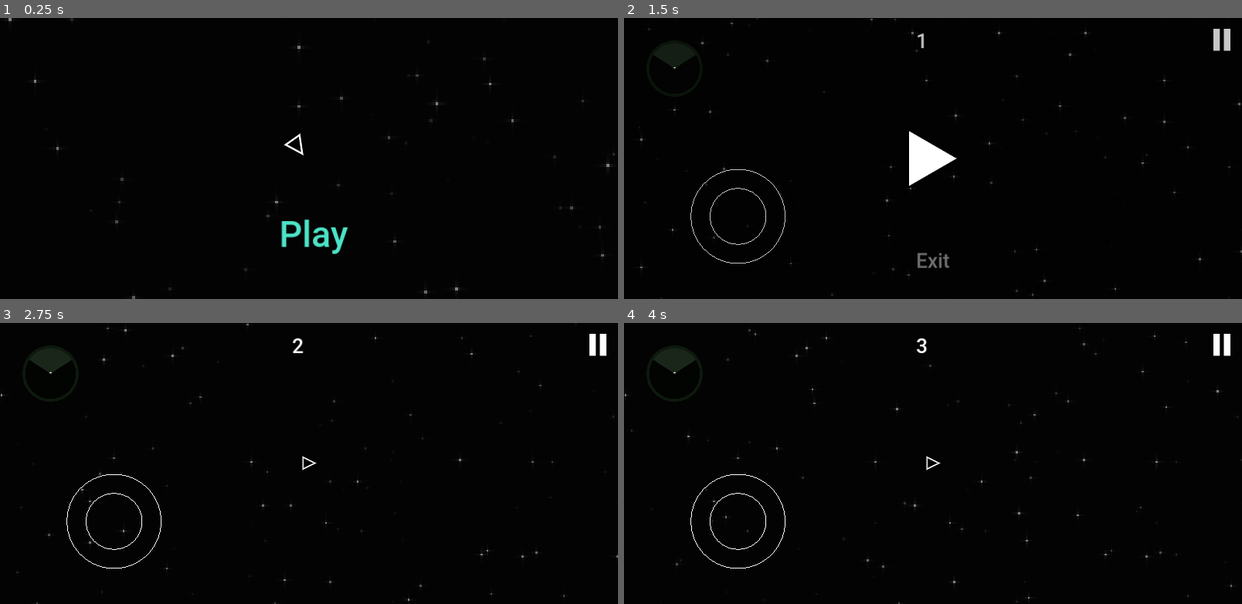
Above: before the commit, frames 1-4 (two rows, left to right).
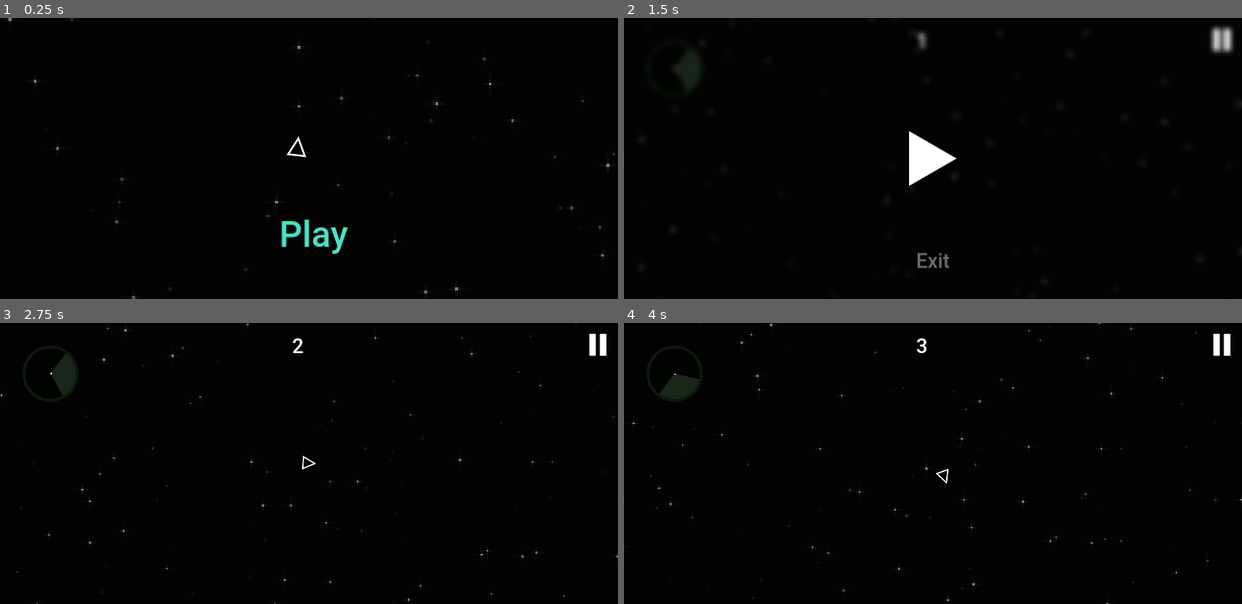
Above: after the commit, the same moments.

Repository: Ryu204/name-later
Game: Godot game, scene res://Layouts/index.tscn
Same seed, same stepped clock (60 frames per second), same inputs: the game is played once before the commit and once after it.
Inputs (mouse positions are in pixels of both pictures, inside the frame that each line leads up to):
- Up to frame 1 (0.25 s): no input
- Up to frame 2 (1.5 s): click "Play" at 0.5 s; click (1223, 40) at 1.25 s
- Up to frame 3 (2.75 s): click (309, 463) at 2 s
- Up to frame 4 (4 s): move the mouse to (1068, 449) at 2.77 s; hold Right (ui_right) 2.78-3.53 s; click (1068, 449) at 2.92 s; move the mouse to (809, 477) at 3.52 s; hold Down (ui_down) from 3.53 s (still down); click (809, 477) at 3.67 s

The runs differ from the first frame. In frame 1, 0.1% of the frame differs, in the area x 45-50%, y 40-50%; in frame 2, 1.1%; in frame 3, 0.8%; in frame 4, 1.3%, in the area x 0-100%, y 0-100%.

Commit message:
feat: web build

Diff:
--- a/Components/Environments/mud.gd
+++ b/Components/Environments/mud.gd
@@ -4,6 +4,7 @@
 
 @export_group('Appearance')
 @export var color: Color
+
 @export var radius = 100.0
 @export var ease_in_seconds = 4.0
 @export_group('Stats')
--- a/Components/Manager/environment_manager.gd
+++ b/Components/Manager/environment_manager.gd
@@ -1,7 +1,7 @@
 extends Spawner
 
 @export var player: Player
-@export var area_spawn_rate: float = 0.05
+@export var area_spawn_rate: float = 1
 
 var should_spawn_area: bool = false
 var _non_area_spawn_count: float
--- /dev/null
+++ b/Components/blur_background.tscn
@@ -0,0 +1,15 @@
+[gd_scene load_steps=3 format=3 uid="uid://bhp25xp8836wt"]
+
+[ext_resource type="Shader" path="res://Shaders/blur.gdshader" id="1_cnsmv"]
+
+[sub_resource type="ShaderMaterial" id="ShaderMaterial_6ga63"]
+shader = ExtResource("1_cnsmv")
+shader_parameter/amount = 2.0
+
+[node name="ColorRect" type="ColorRect"]
+material = SubResource("ShaderMaterial_6ga63")
+anchors_preset = 15
+anchor_right = 1.0
+anchor_bottom = 1.0
+grow_horizontal = 2
+grow_vertical = 2
--- a/Components/joystick.gd
+++ b/Components/joystick.gd
@@ -13,6 +13,7 @@
 	return _current_value
 
 func _ready() -> void:
+	_hide_if_not_mobile()
 	_max_distance = outer_radius - inner_radius + tolerance
 
 func _input(event) -> void:
@@ -26,11 +27,17 @@
 		_controlling = false
 
 func _process(_delta) -> void:
-	if not _controlling:
-		_set_value(Vector2.ZERO)
-		return
-	var offset = (get_global_mouse_position() - self.position) / _max_distance
-	_set_value(offset.limit_length())
+	if visible:
+		if not _controlling:
+			_set_value(Vector2.ZERO)
+			return
+		var offset = (get_global_mouse_position() - self.position) / _max_distance
+		_set_value(offset.limit_length())
+	else:
+		var input = Vector2.ZERO
+		input.x = int(Input.is_action_pressed("ui_right")) - int(Input.is_action_pressed("ui_left"))
+		input.y = int(Input.is_action_pressed("ui_down")) - int(Input.is_action_pressed("ui_up"))
+		_set_value(input.normalized())
 
 func _set_value(val: Vector2) -> void:
 	assert(val.length() < 1.1, 'Value\'s length must not be greater than 1')
@@ -40,3 +47,9 @@
 func _draw() -> void:
 	draw_arc(Vector2.ZERO, outer_radius, 0, TAU, 35, color)
 	draw_arc(_max_distance * _current_value, inner_radius, 0, TAU, 25, color)
+
+func _hide_if_not_mobile() -> void:
+	const mobile_feature_tags = ['android', 'web_android', 'ios', 'web_ios']
+	var is_on_mobile = mobile_feature_tags.any(OS.has_feature)
+	if not is_on_mobile:
+		visible = false
--- a/Components/joystick.tscn
+++ b/Components/joystick.tscn
@@ -9,3 +9,8 @@
 outer_radius = 84.0
 inner_radius = 50.0
 tolerance = 30.0
+
+[node name="Label" type="Label" parent="."]
+layout_mode = 0
+offset_right = 40.0
+offset_bottom = 23.0
--- a/Components/score.gd
+++ b/Components/score.gd
@@ -26,3 +26,6 @@
 	text = str(_score)
 	if _score in _event_thresholds:
 		event_reached.emit(_event_thresholds[_score])
+
+func get_score() -> int:
+	return _score
--- a/Components/shape.gd
+++ b/Components/shape.gd
@@ -19,7 +19,7 @@
 signal crashed
 
 var _vertices_pos: PackedVector2Array
-var _direction = Vector2.ZERO
+var _direction = MoreMath.random_vector2()
 var _speed = 0.0
 var _is_controlled = false
 var _is_queued_destroy = false
@@ -55,7 +55,7 @@
 		_direction = velocity.normalized().lerp(turn_strength * control_direction, delta).normalized()
 		_speed += force * force_multiplier * delta
 	_speed *= pow(damping, delta)
-	velocity = _speed * _direction
+	velocity = max(Constants.EPSILON, _speed) * _direction
 	move_and_slide()
 	_check_collisions()
 
--- a/Layouts/exit_confirm.tscn
+++ b/Layouts/exit_confirm.tscn
@@ -1,9 +1,73 @@
-[gd_scene load_steps=8 format=3 uid="uid://ex3bgv4hwixy"]
+[gd_scene load_steps=9 format=3 uid="uid://ex3bgv4hwixy"]
 
 [ext_resource type="Texture2D" uid="uid://bgogsg400aw2l" path="res://Textures/button_play_morphed.png" id="1_cy0fi"]
 [ext_resource type="Script" path="res://Layouts/exit_confirm.gd" id="1_nq60x"]
+[ext_resource type="PackedScene" uid="uid://bhp25xp8836wt" path="res://Components/blur_background.tscn" id="2_7ax66"]
 [ext_resource type="Theme" uid="uid://bc40efy8a55jg" path="res://Themes/main.tres" id="2_uc8w2"]
 [ext_resource type="Texture2D" uid="uid://divpcx67wjdl7" path="res://Textures/button_play.png" id="4_75euo"]
+
+[sub_resource type="Animation" id="Animation_wg26b"]
+length = 0.001
+tracks/0/type = "value"
+tracks/0/imported = false
+tracks/0/enabled = true
+tracks/0/path = NodePath("CanvasLayer/Resume:rotation")
+tracks/0/interp = 1
+tracks/0/loop_wrap = true
+tracks/0/keys = {
+"times": PackedFloat32Array(0),
+"transitions": PackedFloat32Array(1),
+"update": 0,
+"values": [5.54314]
+}
+tracks/1/type = "value"
+tracks/1/imported = false
+tracks/1/enabled = true
+tracks/1/path = NodePath("CanvasLayer/Resume:scale")
+tracks/1/interp = 1
+tracks/1/loop_wrap = true
+tracks/1/keys = {
+"times": PackedFloat32Array(0),
+"transitions": PackedFloat32Array(1),
+"update": 0,
+"values": [Vector2(1, 1)]
+}
+tracks/2/type = "value"
+tracks/2/imported = false
+tracks/2/enabled = true
+tracks/2/path = NodePath("CanvasLayer/Resume:position")
+tracks/2/interp = 1
+tracks/2/loop_wrap = true
+tracks/2/keys = {
+"times": PackedFloat32Array(0),
+"transitions": PackedFloat32Array(1),
+"update": 0,
+"values": [Vector2(508, 201)]
+}
+tracks/3/type = "value"
+tracks/3/imported = false
+tracks/3/enabled = true
+tracks/3/path = NodePath("CanvasLayer/Resume:self_modulate")
+tracks/3/interp = 1
+tracks/3/loop_wrap = true
+tracks/3/keys = {
+"times": PackedFloat32Array(0),
+"transitions": PackedFloat32Array(1),
+"update": 0,
+"values": [Color(1, 1, 1, 1)]
+}
+tracks/4/type = "value"
+tracks/4/imported = false
+tracks/4/enabled = true
+tracks/4/path = NodePath("CanvasLayer/Resume/TextureRect:self_modulate")
+tracks/4/interp = 1
+tracks/4/loop_wrap = true
+tracks/4/keys = {
+"times": PackedFloat32Array(0),
+"transitions": PackedFloat32Array(1),
+"update": 0,
+"values": [Color(1, 1, 1, 1)]
+}
 
 [sub_resource type="Animation" id="Animation_0itto"]
 resource_name = "morphing_play_button"
@@ -68,69 +132,6 @@
 "values": [Color(1, 1, 1, 0), Color(1, 1, 1, 1)]
 }
 
-[sub_resource type="Animation" id="Animation_wg26b"]
-length = 0.001
-tracks/0/type = "value"
-tracks/0/imported = false
-tracks/0/enabled = true
-tracks/0/path = NodePath("CanvasLayer/Resume:rotation")
-tracks/0/interp = 1
-tracks/0/loop_wrap = true
-tracks/0/keys = {
-"times": PackedFloat32Array(0),
-"transitions": PackedFloat32Array(1),
-"update": 0,
-"values": [5.54314]
-}
-tracks/1/type = "value"
-tracks/1/imported = false
-tracks/1/enabled = true
-tracks/1/path = NodePath("CanvasLayer/Resume:scale")
-tracks/1/interp = 1
-tracks/1/loop_wrap = true
-tracks/1/keys = {
-"times": PackedFloat32Array(0),
-"transitions": PackedFloat32Array(1),
-"update": 0,
-"values": [Vector2(1, 1)]
-}
-tracks/2/type = "value"
-tracks/2/imported = false
-tracks/2/enabled = true
-tracks/2/path = NodePath("CanvasLayer/Resume:position")
-tracks/2/interp = 1
-tracks/2/loop_wrap = true
-tracks/2/keys = {
-"times": PackedFloat32Array(0),
-"transitions": PackedFloat32Array(1),
-"update": 0,
-"values": [Vector2(508, 201)]
-}
-tracks/3/type = "value"
-tracks/3/imported = false
-tracks/3/enabled = true
-tracks/3/path = NodePath("CanvasLayer/Resume:self_modulate")
-tracks/3/interp = 1
-tracks/3/loop_wrap = true
-tracks/3/keys = {
-"times": PackedFloat32Array(0),
-"transitions": PackedFloat32Array(1),
-"update": 0,
-"values": [Color(1, 1, 1, 1)]
-}
-tracks/4/type = "value"
-tracks/4/imported = false
-tracks/4/enabled = true
-tracks/4/path = NodePath("CanvasLayer/Resume/TextureRect:self_modulate")
-tracks/4/interp = 1
-tracks/4/loop_wrap = true
-tracks/4/keys = {
-"times": PackedFloat32Array(0),
-"transitions": PackedFloat32Array(1),
-"update": 0,
-"values": [Color(1, 1, 1, 1)]
-}
-
 [sub_resource type="AnimationLibrary" id="AnimationLibrary_lsbm6"]
 _data = {
 "RESET": SubResource("Animation_wg26b"),
@@ -143,6 +144,8 @@
 
 [node name="CanvasLayer" type="CanvasLayer" parent="."]
 
+[node name="ColorRect2" parent="CanvasLayer" instance=ExtResource("2_7ax66")]
+
 [node name="Resume" type="TextureRect" parent="CanvasLayer"]
 anchors_preset = 8
 anchor_left = 0.5
@@ -177,14 +180,6 @@
 pivot_offset = Vector2(102, 150)
 texture = ExtResource("1_cy0fi")
 
-[node name="ColorRect" type="ColorRect" parent="CanvasLayer"]
-anchors_preset = 15
-anchor_right = 1.0
-anchor_bottom = 1.0
-grow_horizontal = 2
-grow_vertical = 2
-color = Color(0, 0, 0, 0.219608)
-
 [node name="Sure" type="Button" parent="CanvasLayer"]
 anchors_preset = 8
 anchor_left = 0.5
@@ -199,7 +194,6 @@
 grow_vertical = 2
 theme = ExtResource("2_uc8w2")
 theme_override_colors/font_hover_color = Color(1, 1, 1, 1)
-theme_override_colors/font_color = Color(0.881937, 0.881937, 0.881937, 1)
 text = "Sure"
 
 [node name="Cancel" type="Button" parent="CanvasLayer"]
--- a/Layouts/game.gd
+++ b/Layouts/game.gd
@@ -27,6 +27,15 @@
 
 func _init_gameplay() -> void:
 	_player.destroyed.connect(func(): _is_player_alive = false)
+	_player.destroyed.connect(func():
+		_score.process_mode = PROCESS_MODE_DISABLED
+		_pause_button.queue_free() # It is overlapping exit button of new scene
+		_score.queue_free()
+		_joystick.queue_free()
+		var game_over_scene = preload(GAME_OVER).instantiate()
+		push_requested.emit(game_over_scene)
+		game_over_scene.set_score(_score.get_score())
+	)
 	_score.event_reached.connect(func(type: Score.SCORE_EVENT):
 		match type:
 			Score.SCORE_EVENT.START_SPAWN_POWER_UP:
@@ -37,8 +46,4 @@
 
 func _process(_delta: float) -> void:
 	if _is_player_alive:
-		var is_player_moving =  _player.shape.velocity.length() > Constants.EPSILON
-		if not is_player_moving:
-			_minimap.set_radar_direction(Vector2(0, -1))
-		else:
-			_minimap.set_radar_direction(_player.shape.velocity)
+		_minimap.set_radar_direction(_player.shape.velocity)
--- /dev/null
+++ b/Layouts/game_over.gd
@@ -0,0 +1,18 @@
+extends Layout
+
+@onready var _retry_button = $CanvasLayer/Retry
+@onready var _close_button = $CanvasLayer/Close
+@onready var _score = $CanvasLayer/Score
+
+func _ready() -> void:
+	_retry_button.pressed.connect(func():
+		clear_requested.emit()
+		push_requested.emit(load(GAME).instantiate())
+	)
+	_close_button.pressed.connect(func():
+		clear_requested.emit()
+		push_requested.emit(load(MAIN_MENU).instantiate())
+	)
+
+func set_score(sc: int) -> void:
+	_score.text = str(sc)
--- /dev/null
+++ b/Layouts/game_over.tscn
@@ -0,0 +1,56 @@
+[gd_scene load_steps=7 format=3 uid="uid://cftdc8v2egjcs"]
+
+[ext_resource type="Script" path="res://Layouts/game_over.gd" id="1_e0i1m"]
+[ext_resource type="Texture2D" uid="uid://caxd1saafiqk7" path="res://Textures/button_retry.png" id="1_qjuq2"]
+[ext_resource type="Texture2D" uid="uid://be1tajiq2ec6m" path="res://Textures/button_close.png" id="2_2loat"]
+[ext_resource type="PackedScene" uid="uid://bhp25xp8836wt" path="res://Components/blur_background.tscn" id="2_yu2qx"]
+[ext_resource type="Script" path="res://Scripts/rotate_on_hover.gd" id="3_hf1sx"]
+[ext_resource type="Theme" uid="uid://bc40efy8a55jg" path="res://Themes/main.tres" id="6_p6p3a"]
+
+[node name="GameOver" type="Node"]
+script = ExtResource("1_e0i1m")
+
+[node name="CanvasLayer" type="CanvasLayer" parent="."]
+
+[node name="ColorRect" parent="CanvasLayer" instance=ExtResource("2_yu2qx")]
+
+[node name="Retry" type="TextureButton" parent="CanvasLayer"]
+anchors_preset = 8
+anchor_left = 0.5
+anchor_top = 0.5
+anchor_right = 0.5
+anchor_bottom = 0.5
+offset_left = -104.0
+offset_top = -104.0
+offset_right = 104.0
+offset_bottom = 104.0
+grow_horizontal = 2
+grow_vertical = 2
+pivot_offset = Vector2(104, 104)
+texture_normal = ExtResource("1_qjuq2")
+script = ExtResource("3_hf1sx")
+rotation_angle = 90.0
+tween_duration = 0.1
+
+[node name="Close" type="TextureButton" parent="CanvasLayer"]
+anchors_preset = 1
+anchor_left = 1.0
+anchor_right = 1.0
+offset_left = -60.0
+offset_top = 19.0
+offset_right = -20.0
+offset_bottom = 59.0
+grow_horizontal = 0
+texture_normal = ExtResource("2_2loat")
+
+[node name="Score" type="Label" parent="CanvasLayer"]
+anchors_preset = 5
+anchor_left = 0.5
+anchor_right = 0.5
+offset_left = -30.0
+offset_top = 19.0
+offset_right = 30.0
+offset_bottom = 62.0
+grow_horizontal = 2
+theme = ExtResource("6_p6p3a")
+text = "119"
--- a/Layouts/layout.gd
+++ b/Layouts/layout.gd
@@ -6,6 +6,7 @@
 const GAME = 'res://Layouts/game.tscn'
 const PAUSE = 'res://Layouts/pause.tscn'
 const EXIT_CONFIRM = 'res://Layouts/exit_confirm.tscn'
+const GAME_OVER = 'res://Layouts/game_over.tscn'
 
 signal pop_requested
 signal push_requested(layout: Node)
--- a/Layouts/pause.tscn
+++ b/Layouts/pause.tscn
@@ -1,7 +1,8 @@
-[gd_scene load_steps=4 format=3 uid="uid://cri525ra7jkoc"]
+[gd_scene load_steps=5 format=3 uid="uid://cri525ra7jkoc"]
 
 [ext_resource type="Texture2D" uid="uid://divpcx67wjdl7" path="res://Textures/button_play.png" id="1_27wau"]
 [ext_resource type="Script" path="res://Layouts/pause.gd" id="1_ie3ei"]
+[ext_resource type="PackedScene" uid="uid://bhp25xp8836wt" path="res://Components/blur_background.tscn" id="2_q6ayb"]
 [ext_resource type="Theme" uid="uid://bc40efy8a55jg" path="res://Themes/main.tres" id="2_qqo4q"]
 
 [node name="Pause" type="Node"]
@@ -10,13 +11,7 @@
 
 [node name="CanvasLayer" type="CanvasLayer" parent="."]
 
-[node name="ColorRect" type="ColorRect" parent="CanvasLayer"]
-anchors_preset = 15
-anchor_right = 1.0
-anchor_bottom = 1.0
-grow_horizontal = 2
-grow_vertical = 2
-color = Color(0, 0, 0, 0.219608)
+[node name="ColorRect" parent="CanvasLayer" instance=ExtResource("2_q6ayb")]
 
 [node name="Resume" type="TextureButton" parent="CanvasLayer"]
 anchors_preset = 8
--- /dev/null
+++ b/Scripts/rotate_on_hover.gd
@@ -0,0 +1,27 @@
+extends Control
+
+@export var rotation_angle: float = 5.0  # Rotation angle when hovered.
+@export var tween_duration: float = 0.2  # Duration for the transition (in seconds).
+
+# Tween instance for smooth transitions.
+var tween: Tween = null
+
+func _ready() -> void:
+	# Connect signals for hover events.
+	mouse_entered.connect(_on_mouse_entered)
+	mouse_exited.connect(_on_mouse_exited)
+
+func _on_mouse_entered() -> void:
+	_start_tween(rotation_angle)
+
+func _on_mouse_exited() -> void:
+	_start_tween(0)
+
+func _start_tween(target_angle: float) -> void:
+	# Cancel any existing tween to avoid conflicts.
+	if tween and tween.is_valid():
+		tween.stop()
+
+	# Create a new tween for smooth rotation.
+	tween = get_tree().create_tween()
+	tween.tween_property(self, "rotation_degrees", target_angle, tween_duration)
--- /dev/null
+++ b/Shaders/blur.gdshader
@@ -0,0 +1,8 @@
+shader_type canvas_item;
+
+uniform float amount: hint_range(0.0, 5.0);
+uniform sampler2D SCREEN_TEXTURE: hint_screen_texture, filter_linear_mipmap;
+
+void fragment() {
+	COLOR.rgb = textureLod(SCREEN_TEXTURE, SCREEN_UV, amount).rgb;
+}
--- a/project.godot
+++ b/project.godot
@@ -23,6 +23,41 @@
 window/stretch/mode="canvas_items"
 window/stretch/aspect="expand"
 
+[input]
+
+ui_left={
+"deadzone": 0.5,
+"events": [Object(InputEventKey,"resource_local_to_scene":false,"resource_name":"","device":0,"window_id":0,"alt_pressed":false,"shift_pressed":false,"ctrl_pressed":false,"meta_pressed":false,"pressed":false,"keycode":4194319,"physical_keycode":0,"key_label":0,"unicode":0,"location":0,"echo":false,"script":null)
+, Object(InputEventJoypadButton,"resource_local_to_scene":false,"resource_name":"","device":0,"button_index":13,"pressure":0.0,"pressed":false,"script":null)
+, Object(InputEventJoypadMotion,"resource_local_to_scene":false,"resource_name":"","device":0,"axis":0,"axis_value":-1.0,"script":null)
+, Object(InputEventKey,"resource_local_to_scene":false,"resource_name":"","device":-1,"window_id":0,"alt_pressed":false,"shift_pressed":false,"ctrl_pressed":false,"meta_pressed":false,"pressed":false,"keycode":0,"physical_keycode":65,"key_label":0,"unicode":97,"location":0,"echo":false,"script":null)
+]
+}
+ui_right={
+"deadzone": 0.5,
+"events": [Object(InputEventKey,"resource_local_to_scene":false,"resource_name":"","device":0,"window_id":0,"alt_pressed":false,"shift_pressed":false,"ctrl_pressed":false,"meta_pressed":false,"pressed":false,"keycode":4194321,"physical_keycode":0,"key_label":0,"unicode":0,"location":0,"echo":false,"script":null)
+, Object(InputEventJoypadButton,"resource_local_to_scene":false,"resource_name":"","device":0,"button_index":14,"pressure":0.0,"pressed":false,"script":null)
+, Object(InputEventJoypadMotion,"resource_local_to_scene":false,"resource_name":"","device":0,"axis":0,"axis_value":1.0,"script":null)
+, Object(InputEventKey,"resource_local_to_scene":false,"resource_name":"","device":-1,"window_id":0,"alt_pressed":false,"shift_pressed":false,"ctrl_pressed":false,"meta_pressed":false,"pressed":false,"keycode":0,"physical_keycode":68,"key_label":0,"unicode":100,"location":0,"echo":false,"script":null)
+]
+}
+ui_up={
+"deadzone": 0.5,
+"events": [Object(InputEventKey,"resource_local_to_scene":false,"resource_name":"","device":0,"window_id":0,"alt_pressed":false,"shift_pressed":false,"ctrl_pressed":false,"meta_pressed":false,"pressed":false,"keycode":4194320,"physical_keycode":0,"key_label":0,"unicode":0,"location":0,"echo":false,"script":null)
+, Object(InputEventJoypadButton,"resource_local_to_scene":false,"resource_name":"","device":0,"button_index":11,"pressure":0.0,"pressed":false,"script":null)
+, Object(InputEventJoypadMotion,"resource_local_to_scene":false,"resource_name":"","device":0,"axis":1,"axis_value":-1.0,"script":null)
+, Object(InputEventKey,"resource_local_to_scene":false,"resource_name":"","device":-1,"window_id":0,"alt_pressed":false,"shift_pressed":false,"ctrl_pressed":false,"meta_pressed":false,"pressed":false,"keycode":0,"physical_keycode":87,"key_label":0,"unicode":119,"location":0,"echo":false,"script":null)
+]
+}
+ui_down={
+"deadzone": 0.5,
+"events": [Object(InputEventKey,"resource_local_to_scene":false,"resource_name":"","device":0,"window_id":0,"alt_pressed":false,"shift_pressed":false,"ctrl_pressed":false,"meta_pressed":false,"pressed":false,"keycode":4194322,"physical_keycode":0,"key_label":0,"unicode":0,"location":0,"echo":false,"script":null)
+, Object(InputEventJoypadButton,"resource_local_to_scene":false,"resource_name":"","device":0,"button_index":12,"pressure":0.0,"pressed":false,"script":null)
+, Object(InputEventJoypadMotion,"resource_local_to_scene":false,"resource_name":"","device":0,"axis":1,"axis_value":1.0,"script":null)
+, Object(InputEventKey,"resource_local_to_scene":false,"resource_name":"","device":-1,"window_id":0,"alt_pressed":false,"shift_pressed":false,"ctrl_pressed":false,"meta_pressed":false,"pressed":false,"keycode":0,"physical_keycode":83,"key_label":0,"unicode":115,"location":0,"echo":false,"script":null)
+]
+}
+
 [input_devices]
 
 pointing/emulate_touch_from_mouse=true
Binary file added: Textures/button_close.png
Not shown, added: Textures/button_close.png.import
Binary file added: Textures/button_retry.png
Not shown, added: Textures/button_retry.png.import
Not shown, changed: export_presets.cfg
